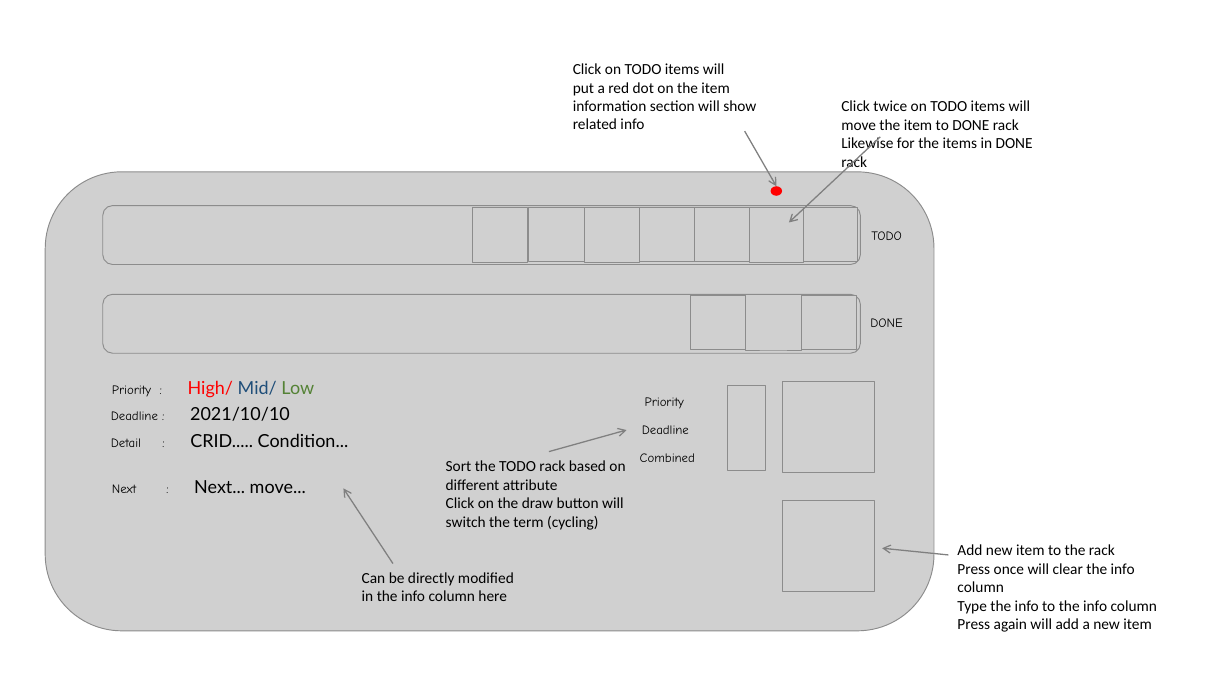
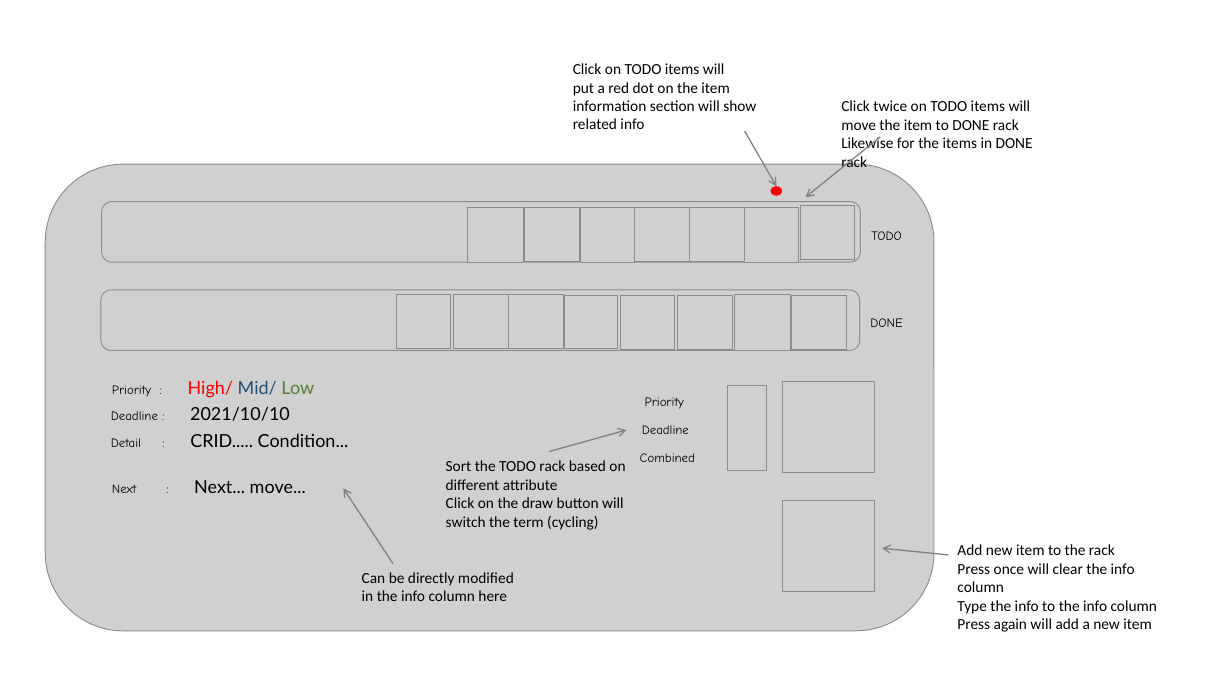
Before and after one commit to NJY-tw/TDI_project, a slide deck: slide 1 of pic/Presentation1.pptx. Drawn at 1232x693 pixels with LibreOffice and Linux fonts; fonts in the diff are those of the drawing; grey boxes stand for pictures. Boxes give left, top, right and bottom in pixels: in the first picture for what was removed or moved away, otherwise in the second. Text is boxed around its words. In the diff, an @@ line names an element or a change of style, - is before the commit and + after.

```diff
--- a/pic/Presentation1.pptx
+++ b/pic/Presentation1.pptx
@@ arrow moved from (881, 137) - (789, 223) to (881, 137) - (806, 197) @@
@@ picture resized from (x1=45, y1=172, x2=934, y2=631) to (x1=45, y1=165, x2=934, y2=631) @@
@@ picture moved from (x1=103, y1=206, x2=860, y2=265) to (x1=102, y1=201, x2=860, y2=262) @@
@@ 6 pictures moved together from (x1=472, y1=207, x2=803, y2=262) to (x1=468, y1=207, x2=799, y2=262) @@
@@ picture moved from (x1=103, y1=295, x2=860, y2=354) to (x1=101, y1=290, x2=860, y2=350) @@
@@ picture added at (x1=396, y1=295, x2=451, y2=348) @@
@@ picture added at (x1=454, y1=295, x2=508, y2=348) @@
@@ picture added at (x1=508, y1=295, x2=564, y2=349) @@
@@ picture added at (x1=565, y1=295, x2=618, y2=348) @@
@@ picture added at (x1=620, y1=296, x2=675, y2=350) @@
@@ 3 pictures moved together from (x1=690, y1=295, x2=857, y2=350) to (x1=678, y1=295, x2=847, y2=350) @@
```
Also in this commit, not shown: 1 slide added, 1 slide removed, 28 other files.
